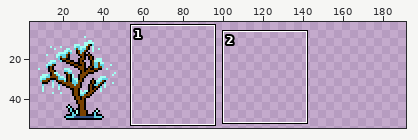
Two versions of one pixel-art file, season-of-trees-1.aseprite. The first picture is a wide view before the edit; the outline marks the close-up.
Close-up. As it was:
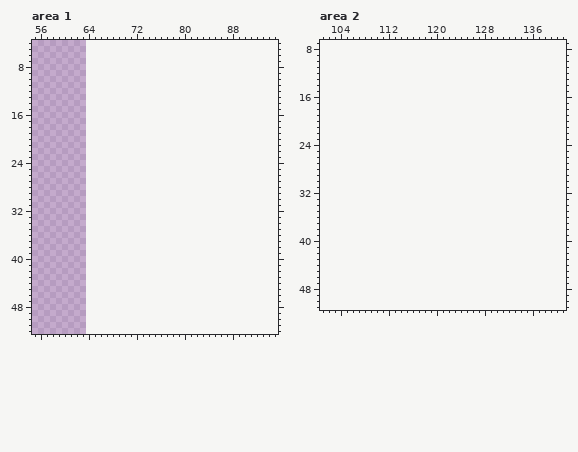
64x64 pixels, 1 frame. Colours within 5 levels of each other are drawn and written as one. Shown: area 1: x 55..95, y 4..52; area 2: x 101..141, y 7..51. The old version is drawn lined up with the new one, on the new canvas. The wide view leaves out empty margins. The commit also changed other parts of the picture, which this record leaves out.
Palette (. is transparent): 
The result:
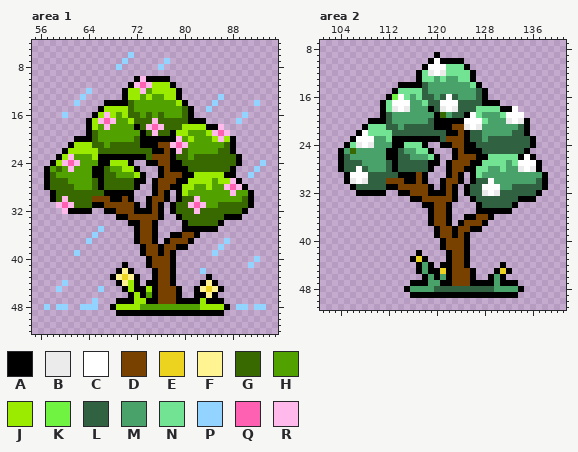
Colours new in this view: A #000000  B #ebebeb  C #ffffff  D #794100  E #ebd320  F #fff392  G #386900  H #51a200  J #9aeb00  K #71f341  L #306141  M #49a269  N #71e392  P #92d3ff  Q #ff61b2  R #ffbaeb
The exact change:
canvas 64x64 -> 192x64, the old top-left corner now at 0,3 (the part of the old canvas that was cut away was empty and is not shown)
Changed rows in their new state; - is an unchanged pixel.
Area 1:
first column x 57:
 6 --------------P----------------------
 7 -------------P------P----------------
 8 ------------P------P-----------------
10 ---------------ARAAAA----------------
11 --------------ARQRJJJA---------------
12 -------P-----AJJRHJJJJA--------------
13 ------P------AJJHJHHJJA------P-------
14 -----P----AAAAGHHHHHHHJA----P------P-
15 ---------AJJJJGHHHHHHHHGA--P---------
16 ---P----AJRJHJGGHGHGHHHGA--------P---
17 -------AJRQRHHJGGGRGGGGGAAA-----P----
18 -------AJHRHHHHAGRQRGGGJJJJAAR-------
19 -------AGHHHHHHHAGRGGAJJHHHJRQR------
20 -----AAAGHHHHHHGAAAAAARHJHHHJRJA-----
21 ----AJJJGGHGGGGGAAADDRQRHHHHHHGA-----
22 ---AJJJJJGGGGGGGGGAADARGHHHHHGGA-----
23 --AJRHHHJAAAAAAAAGDDDAGGHGGGGGGGA----
24 -AJRQRHHHAAJJJA--AADDAAGGGGGGGGGA---P
25 AHGHRHHHAAGHHJJA---ADAAAGGGGGGGA---P-
26 AGHHHHHHAAGGHHHJA--ADDDAAJJJJJAA--P--
27 AGGGHHHHGAGGGGGAA-ADDDAAJJJJHJJRA----
28 AGGGGHHHGAGGGGGA--ADDAAJJHHJHHRQRA---
29 -AGGGGGGGGAAAAA---ADA-AJHHHHHHHRHHA--
30 -AGRGGGGDDDAADA--ADDA-AGGRHHHHHHHGA--
31 --RQRGGGAADDDDDA-ADA-AGGRQRHHGGGGGA--
32 ---RAAAA--AADDDAAADA-AGGGRGGGGGGGA---
33 ------------AADDDDDA--AGGGGGGGAAA----
34 --------------AADDA----AGGGGGA-------
35 ---------P-----ADDA----AAAAAA--------
36 --------P------ADDA--AADDA-----------
37 -------P-------ADDA-ADDDA-----P------
38 ----------------ADDADDAA-----P-------
39 -----P----------ADDADA------P--------
40 -----------------ADDDA-------------P-
41 -------------A---ADDDA------------P--
42 ------------AFA---ADDA----P----------
43 -----------AFEFA--ADDA-----A---------
44 ---P--------AFJA-AADDA----AFA--------
45 --P------P---AJAAJADDDA--AFEFA-------
46 --------------AJAHADDDA--AAFA--------
47 --------P---AAAJJAADDDAAAAJAAA-------
48 P-PP--PPP--AJJJJHHHHHHHHHHJJJJA-PP-PP
49 ------------AAAAAAAAAAAAAAAAAA-------
Area 2:
first column x 104:
 9 ----------------A------------------
10 ---------------ACAAAA--------------
11 --------------ACCCNNNA-------------
12 -------------ANBCBNNNNA------------
13 -------------ANNMNMMNNA------------
14 ----------AAAALMMMMMMMNA-----------
15 ---------ANNNNLMMMMMMMMLA----------
16 --------AKCNMNLLMLCLMMMLA----------
17 -------ANCCCMMNLLCCCLLLLAAA--------
18 -------ANBCBMMMALBCBLLLNNNNAAC-----
19 -------ALMMMMMMMAGMLLACNMMMNCCC----
20 -----AAALMMMMMMLAAAAACCCNMMMBCBA---
21 ----ANNNLLMLLLLLAAADDBCBMMMMMMLA---
22 ---ACNNNNLLLLLLLLLAADALLMMMMMLLA---
23 --ACCCMMNAAAAAAAALDDDALLMLLLLLLLA--
24 -ANBCBMMMAANNNA--AADDAALLLLLLLLLA--
25 AMGMMMMMAALMMNNA---ADAAALLLLLLLA---
26 ALMMMMMMAALLMMMNA--ADDDAANNNNNACA--
27 ALLLMMMMLALLLLLAA-ADDDAANNNNMNCCCA-
28 ALLCLMMMLALLLLLA--ADDAANNMMNMMBCBA-
29 -ACCCLLLLLAAADA---ADA-ANMMMMMMMMMMA
30 -ABCBLLLDDDAADA--ADDA-ALLCMMMMMMMLA
31 --ALLLLLAADDDDDA-ADA-ALLCCCMMLLLLLA
32 ---AAAAA--AADDDAAADA-ALLBCBLLLLLLA-
33 ------------AADDDDDA--ALLLLLLLAAA--
34 --------------AADDA----ALLLLLA-----
35 ---------------ADDA----AAAAAA------
36 ---------------ADDA--AADDA---------
37 ---------------ADDA-ADDDA----------
38 ----------------ADDADDAA-----------
39 ----------------ADDADA-------------
40 -----------------ADDDA-------------
41 -----------------ADDDA-------------
42 -------------A----ADDA-------------
43 ------------AEA---ADDA-------------
44 -------------AMA-AADDA-----A-------
45 -------------AMAAEADDDA---AEA------
46 --------------AMAMADDDA--AMA-------
47 ------------AAAMMAADDDAAAAMAAA-----
48 -----------AMMMMLLLLLLLLLLMMMMA----
49 ------------AAAAAAAAAAAAAAAAAA-----
